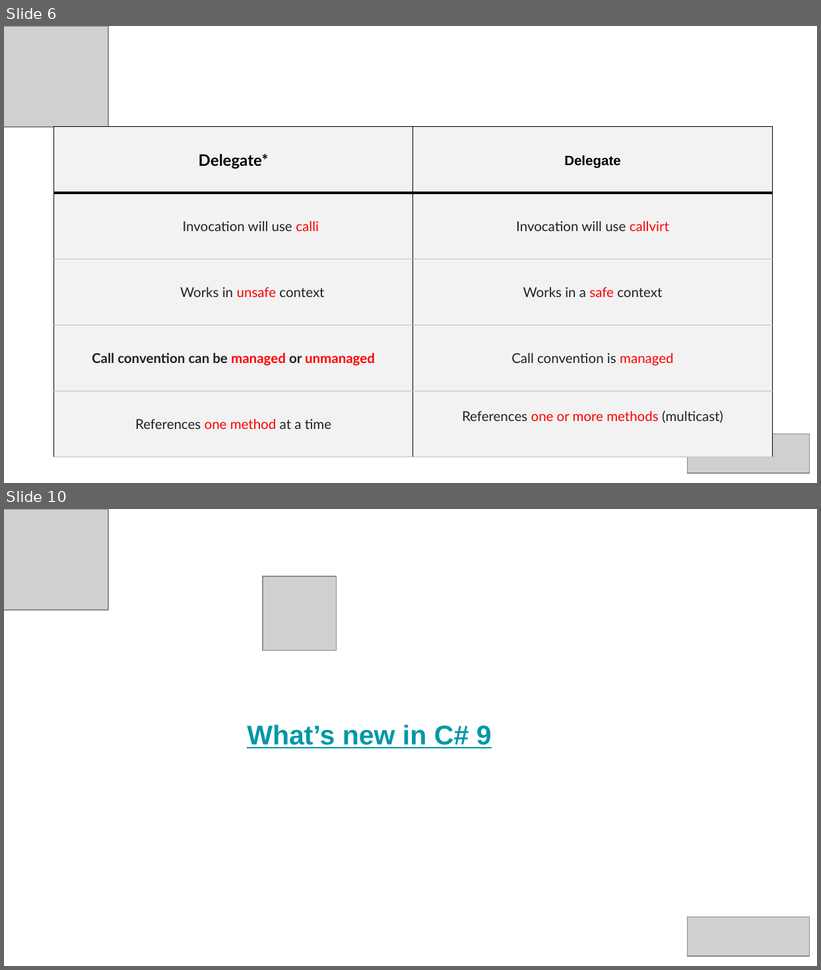
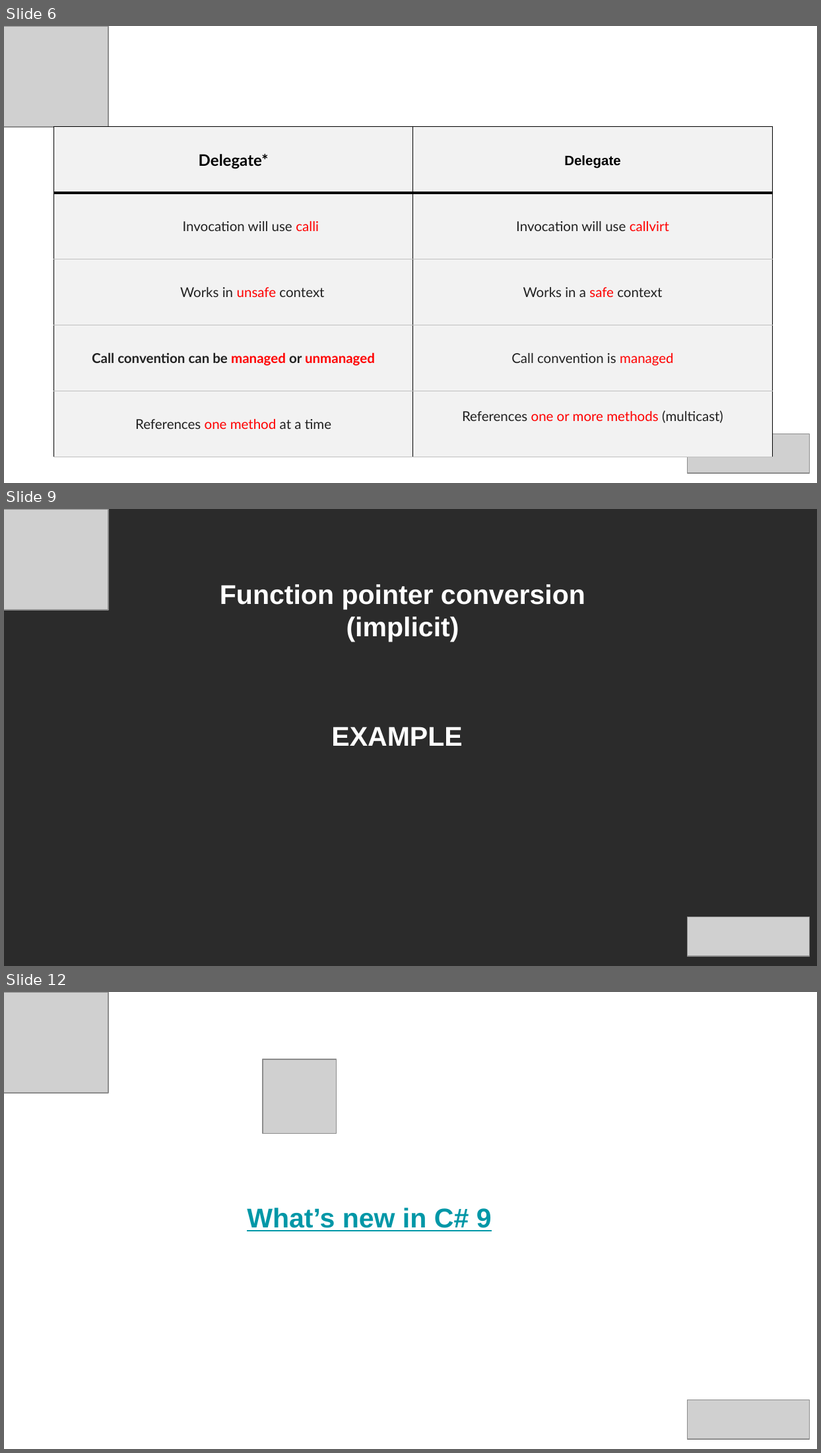
Before and after one commit to 94adi/DesignPatterns, a slide deck: FunctionPointer/Function Pointers proviz.pptx. Shown one above the other, each under a label of ours: slides 6 and 10 before the commit, slides 6, 9 and 12 after it; the slides between them are not shown. The pictures are 821x970 and 821x1453 pixels, drawn with LibreOffice and Linux fonts; fonts in the diff are those of the drawing; grey boxes stand for pictures; background and template pictures are left out; a plain dark background stands for a picture behind light text. Boxes give left, top, right and bottom in pixels: in the first picture for what was removed or moved away, otherwise in the second. Text is boxed around its words. In the diff, an @@ line names an element or a change of style, - is before the commit and + after.

```diff
--- a/FunctionPointer/Function Pointers proviz.pptx
+++ b/FunctionPointer/Function Pointers proviz.pptx
@@ slide 9 added at <box>4,509,817,966</box>, background picture (left out) @@
@@ picture added at <box>4,509,109,610</box> @@
@@ text added at <box>220,584,585,642</box>, 24 pt, text #FFFFFF, bold @@
+Function pointer conversion
+(implicit)
@@ text added at <box>331,727,462,746</box>, 24 pt, text #FFFFFF, bold @@
+EXAMPLE
@@ picture added at <box>687,917,809,956</box> @@
@@ what was slide 10 is now slide 12 @@
```
Also in this commit, not shown: 2 slides changed, 2 other slides added, 1 slide removed.
